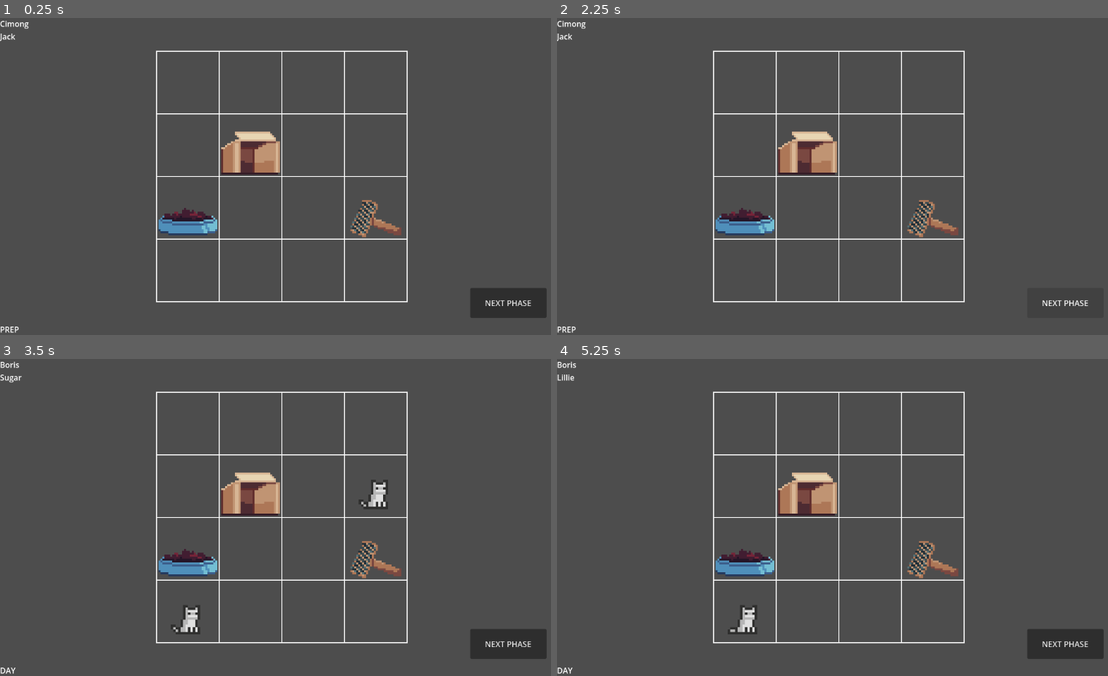
Above: before the commit, frames 1-4 (two rows, left to right).
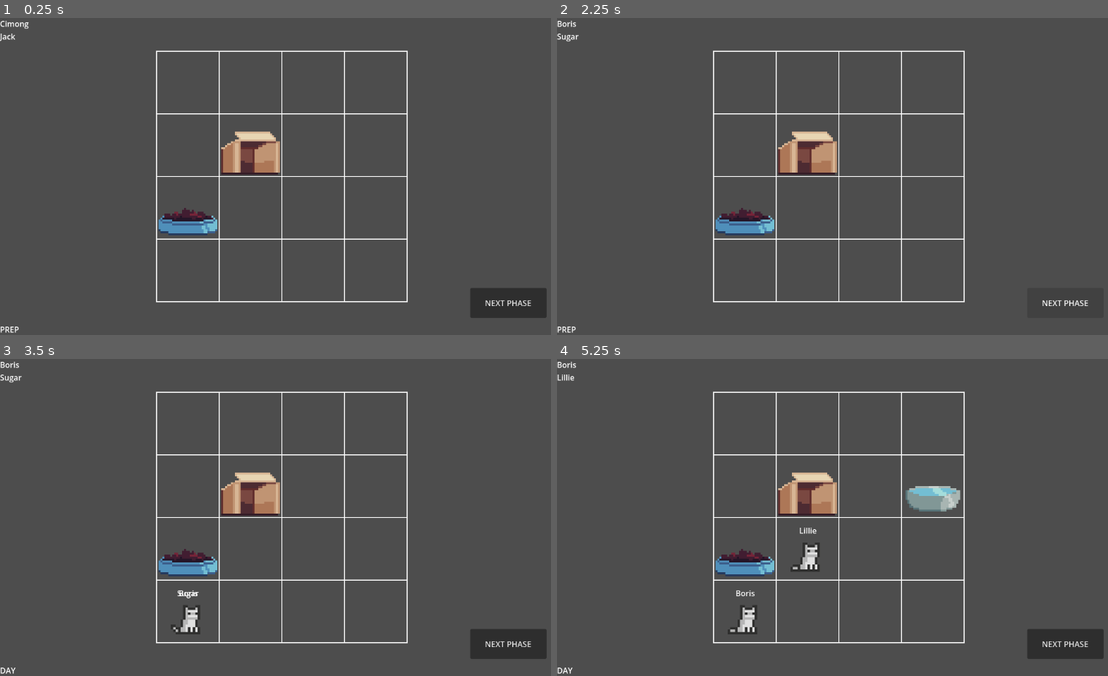
Above: after the commit, the same moments.

Repository: qurreee/cing-care
Game: Godot game, scene res://Scenes/Main.tscn
Same seed, same stepped clock (60 frames per second), same inputs: the game is played once before the commit and once after it.
Inputs (mouse positions are in pixels of both pictures, inside the frame that each line leads up to):
- Up to frame 1 (0.25 s): no input
- Up to frame 2 (2.25 s): click "NEXT PHASE" at 0.5 s; click "NEXT PHASE" at 1.25 s; click "NEXT PHASE" at 2 s
- Up to frame 3 (3.5 s): tap Enter at 2.75 s; move the mouse to (407, 501) at 2.77 s; click (407, 501) at 2.92 s
- Up to frame 4 (5.25 s): tap Space at 3.5, 5 s; drag from (727, 533) to (804, 485) at 3.52 s; tap Enter at 4.25 s; move the mouse to (893, 447) at 4.27 s; click (893, 447) at 4.42 s; drag from (810, 580) to (931, 549) at 5.02 s

The runs differ from the first frame. In frame 1, 0.4% of the frame differs, in the area x 63-73%, y 57-70%; in frame 2, 0.5%; in frame 3, 0.8%; in frame 4, 1.5%, in the area x 32-74%, y 40-75%.
Error before the commit: Invalid call. Nonexistent function 'interrupt' in base 'CharacterBody2D (Cat)'. (res://Scenes/cat_manager.gd:51)

Commit message:
Facility Unlock progression
Added facility unlocks, and toilet1 assets

Diff:
--- a/Config/game_config.gd
+++ b/Config/game_config.gd
@@ -1,7 +1,7 @@
 extends Resource
 class_name GameConfig
 
-@export var cat_capacity: int = 3
+@export var cat_capacity: int = 2
 @export var day_duration: float = 60.0
 @export var GRID_SIZE: Vector2i = Vector2i(4, 4)
 #X is day, Y is cat count
@@ -9,6 +9,7 @@
 	Vector2(1, 2),
 	Vector2(4, 3),
 	Vector2(8, 4),
+	Vector2(10, 5)
 ]
 
 #Cats
@@ -20,15 +21,21 @@
 	"water_1": false,
 	"toilet_1": false,
 	"play_1": false,
-	"maintenance_1": true,
+	"maintenance_1": false,
+}
+
+const FACILITY_UNLOCK_SCHEDULE: Dictionary[int, Array] = {
+	3 : ["water_1"],
+	5 : ["toilet_1"],
+	8 : ["play_1"],
+	10: ["maintenance_1"]
 }
 
 func get_todays_cat_count(day: int) -> int:
-	var current_count: int = 0
 	for threshold in CAT_COUNT:
 		if day >= threshold.x:
-			current_count = int(threshold.y)
+			cat_capacity = int(threshold.y)
 		else:
 			break
-	print("Hari " + str(day) + ": " + str(current_count))
-	return current_count
+	print("Hari " + str(day) + ": " + str(cat_capacity))
+	return cat_capacity
--- a/Entities/Cats/Cat.tscn
+++ b/Entities/Cats/Cat.tscn
@@ -1,6 +1,6 @@
 [gd_scene format=3 uid="uid://bl3g4h7yq5gm7"]
 
-[ext_resource type="Texture2D" uid="uid://b0ywavesvv1pu" path="res://Entities/Cats/Cat Sprite Sheet.png" id="1_hcucf"]
+[ext_resource type="Texture2D" uid="uid://b0ywavesvv1pu" path="res://Assets/CatAssets/Cat Sprite Sheet.png" id="1_hcucf"]
 [ext_resource type="Script" uid="uid://cylxh8da66epd" path="res://Entities/Cats/cat.gd" id="1_mf5uw"]
 
 [sub_resource type="CircleShape2D" id="CircleShape2D_2v165"]
@@ -57,5 +57,22 @@
 position = Vector2(0, -13)
 scale = Vector2(5, 5)
 sprite_frames = SubResource("SpriteFrames_2hdoq")
-animation = &"walk"
+animation = &"idle"
 autoplay = "idle"
+
+[node name="CatNameLabel" type="Label" parent="." unique_id=899430709]
+anchors_preset = 7
+anchor_left = 0.5
+anchor_top = 1.0
+anchor_right = 0.5
+anchor_bottom = 1.0
+offset_left = -37.0
+offset_top = -49.0
+offset_right = 39.0
+offset_bottom = -26.0
+grow_horizontal = 2
+grow_vertical = 0
+size_flags_horizontal = 4
+text = "CAT"
+horizontal_alignment = 1
+vertical_alignment = 1
--- a/Entities/Cats/cat.gd
+++ b/Entities/Cats/cat.gd
@@ -41,10 +41,13 @@
 var prev_need: Enums.Needs = Enums.Needs.FREE
 var current_need: Enums.Needs
 
+@onready var cat_name_label: Label = $CatNameLabel
+
 
 
 func setup(cat_data: CatData) -> void:
 	data = cat_data
+	cat_name_label.text = data.cat_name
 	stay_duration  = cat_data.roll_stay_duration()
 
 ##TODO add minus mood if no facility
--- a/Entities/Facilities/FacilityDatas/Toilet1.tres
+++ b/Entities/Facilities/FacilityDatas/Toilet1.tres
@@ -1,10 +1,12 @@
 [gd_resource type="Resource" script_class="FacilityData" format=3 uid="uid://y6uank8lebpl"]
 
 [ext_resource type="Script" uid="uid://ct72lyy22rdg" path="res://Entities/Facilities/facility_data.gd" id="1_fjuf2"]
+[ext_resource type="Texture2D" uid="uid://bdgu52pgbsi23" path="res://Assets/FacilityAssets/toilet1.png" id="2_6afis"]
 
 [resource]
 script = ExtResource("1_fjuf2")
 id = "toilet_1"
 facility_name = "Cheap Sand"
 type = 5
+sprite = ExtResource("2_6afis")
 metadata/_custom_type_script = "uid://ct72lyy22rdg"
--- a/Globals/game_loop.gd
+++ b/Globals/game_loop.gd
@@ -6,14 +6,18 @@
 	RESULT
 }
 
+var config: GameConfig = preload("uid://c8k7kyedtsqnh")
+
 var current_phase: Phase = Phase.PREP
 var day_number: int = 1
 
-var day_timer: float = 20.0
+var day_timer: float
 var _timer_remaining: float = 0.0
 
 signal phase_changed(phase: Phase)
 
+func _ready() -> void:
+	day_timer = config.day_duration
 
 func start_day() -> void:
 	current_phase = Phase.DAY
--- a/Globals/game_manager.gd
+++ b/Globals/game_manager.gd
@@ -52,6 +52,14 @@
 	else:
 		push_warning("unknown id : ", facility_id)
 
+func process_unlocks() -> void:
+	if not config.FACILITY_UNLOCK_SCHEDULE.has(day_number):
+		return
+
+	for id in config.FACILITY_UNLOCK_SCHEDULE[day_number]:
+		unlock_facility(id)
+
+
 func get_owned_facility_datas() -> Array[FacilityData]:
 	var result: Array[FacilityData] = []
 
@@ -95,6 +103,7 @@
 		todays_income = 0
 		day_number += 1
 		cat_count = config.get_todays_cat_count(day_number)
+		process_unlocks()
 		generate_day()
 		print("CATCOUNT" + str(cat_count))
 		reset_day_mood_log()
--- a/Scenes/cat_manager.gd
+++ b/Scenes/cat_manager.gd
@@ -48,16 +48,16 @@
 		if cat_data in existing_data:
 			var resident: Cat = cats.filter(func(c): return c.data == cat_data)[0]
 			resident.set_process(true)
-			resident.interrupt()
+			resident.interupt()
 			resident.start_idle(randf_range(0.0, 4.0))
 		else:
 			var new_cat: Cat = cat_scene.instantiate()
+			add_child(new_cat)
 			new_cat.setup(cat_data)
 			#print(cat.cat_name + " is staying for " + str(new_cat.stay_duration))
 			new_cat.facility_use_finished.connect(_on_facility_use_finished)
 			new_cat.needs_think.connect(_on_cat_needs_think)
 			new_cat.needs_wander.connect(_on_cat_needs_wander)
-			add_child(new_cat)
 			cats.append(new_cat)
 			place_cat(new_cat)
 			new_cat.start_idle(randf_range(1.0, 4.0))
--- a/Scenes/facility_manager.gd
+++ b/Scenes/facility_manager.gd
@@ -8,16 +8,22 @@
 
 var held_facility: Facility = null
 var held_from_cell: Vector2i
-var has_spawned: bool = false
+var spawned_ids: Array[String] = []
 
 func _ready() -> void:
 	GameLoop.phase_changed.connect(_on_phase_changed)
 	_on_phase_changed(GameLoop.Phase.PREP)
 
 func _on_phase_changed(phase: GameLoop.Phase) -> void:
-	if phase == GameLoop.Phase.PREP and not has_spawned:
-		spawn_facilities(GameManager.get_owned_facility_datas())
-		has_spawned = true
+	if phase == GameLoop.Phase.PREP:
+		sync_facilities()
+
+func sync_facilities() -> void:
+	var owned = GameManager.get_owned_facility_datas()
+	for data in owned:
+		if data.id not in spawned_ids:
+			place_facility(data)
+			spawned_ids.append(data.id)
 
 func spawn_facilities(facility_datas: Array[FacilityData]) -> void:
 	for data in facility_datas:
--- a/Scenes/main.gd
+++ b/Scenes/main.gd
@@ -11,7 +11,6 @@
 func _on_next_phase_button_pressed() -> void:
 	if GameLoop.current_phase == GameLoop.Phase.PREP:
 		GameLoop.start_day()
-		update_label()
 		day_phase.text = "DAY"
 	elif GameLoop.current_phase == GameLoop.Phase.DAY:
 		GameLoop.end_day()
@@ -19,6 +18,7 @@
 	elif GameLoop.current_phase == GameLoop.Phase.RESULT:
 		GameLoop.next_day()
 		day_phase.text = "PREP"
+		update_label()
 
 func _on_phase_changed(phase: GameLoop.Phase) -> void:
 	if phase == GameLoop.Phase.DAY:
Renamed: Entities/Cats/Cat Sprite Sheet.png -> Assets/CatAssets/Cat Sprite Sheet.png
Not shown, changed: Assets/CatAssets/Cat Sprite Sheet.png.import
Binary file added: Assets/FacilityAssets/toilet1.png
Not shown, changed: Assets/FacilityAssets/toilet1.png.import
Binary file removed: Assets/catbed.png
Not shown, removed: Assets/catbed.png.import
Binary file removed: Assets/catfood.png
